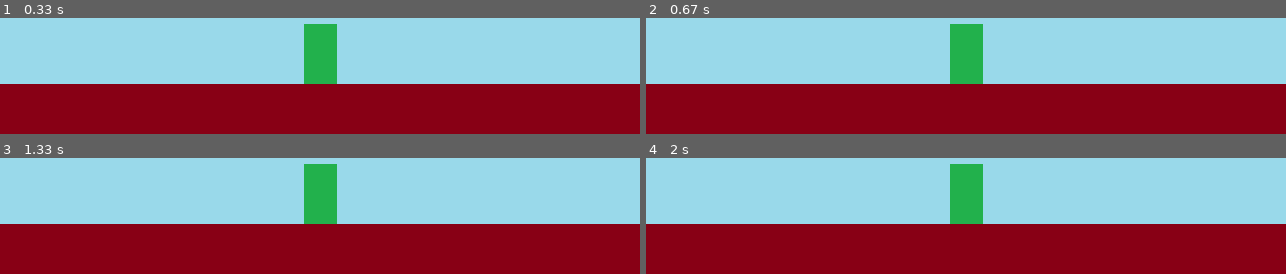
Above: before the commit, frames 1-4 (two rows, left to right).
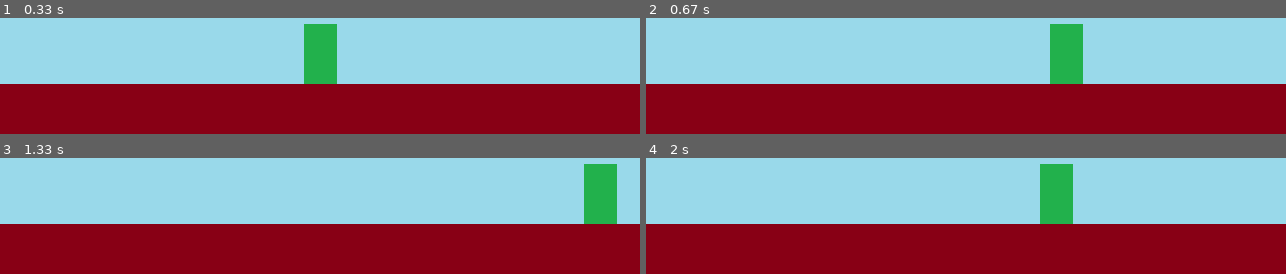
Above: after the commit, the same moments.

Repository: pitca8413/pygame
Game: pygame game, started from py_pang/05 final.py
The game is run twice, just before and just after one commit, with the same random seed, the same clock (stepped at 60 frames per second) and the same inputs.
Inputs:
- Up to frame 1 (0.33 s): no input
- Up to frame 2 (0.67 s): hold Right from 0.33 s (still down)
- Up to frame 3 (1.33 s): release Right at 0.8 s; hold Right 0.83-1.3 s
- Up to frame 4 (2 s): hold Left 1.33-1.87 s; hold Left from 1.9 s (still down)

Frame 1 is identical in both runs. In frame 2, 5.3% of the frame differs, in the area x 47-69%, y 5-57%; in frame 3, 5.3%; in frame 4, 5.3%.

Commit message:
3. 캐릭터 이동

Diff:
--- a/py_pang/05 final.py
+++ b/py_pang/05 final.py
@@ -15,6 +15,9 @@
 
 # 파이게임 초기화
 pygame.init()
+
+# FPS (Frame Per Second)
+clock = pygame.time.Clock()
 
 screen_width = 640
 screen_height = 480
@@ -36,13 +39,27 @@
 character_height = character_rect[1]
 character_pos_x = screen_width // 2 - character_width // 2
 character_pos_y = screen_height - stage_height - character_height
+character_speed = 0
 
 # 게임 루프
 running = True
 while running:
+    clock.tick(60)
     for event in pygame.event.get():
         if event.type == pygame.QUIT:
             running = False
+        if event.type == pygame.KEYDOWN:
+            if event.key == pygame.K_LEFT:
+                character_speed -= 5
+            elif event.key == pygame.K_RIGHT:
+                character_speed += 5
+        if event.type == pygame.KEYUP:
+            character_speed = 0
+    character_pos_x += character_speed
+
+    if character_pos_x < 0: character_pos_x = 0
+    if character_pos_x > screen_width - character_width:
+        character_pos_x = screen_width - character_width
 
     # 화면 출력
     screen.blit(background_img, (0, 0))
